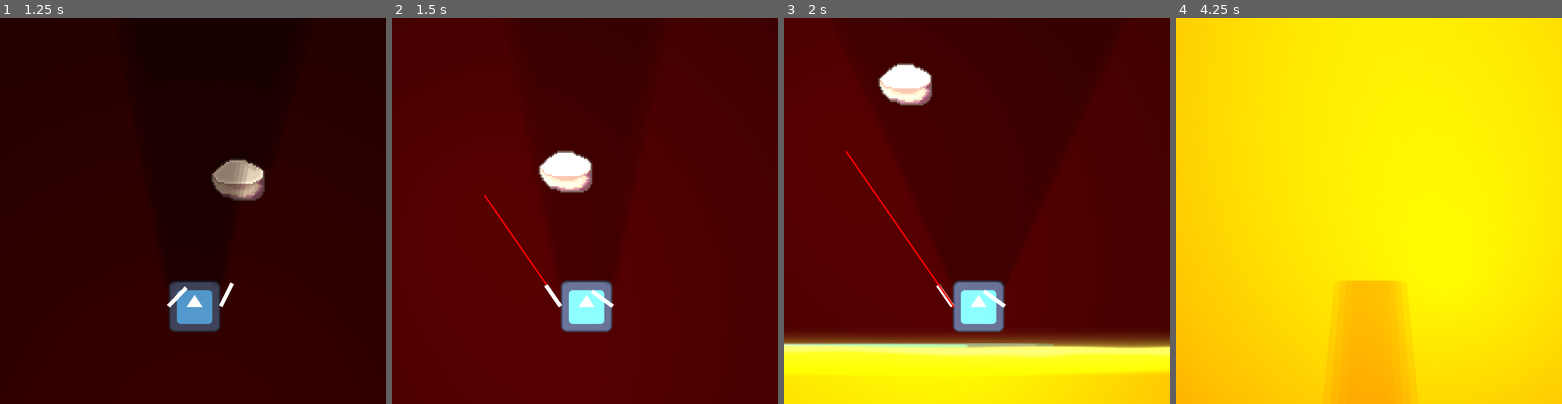
Above: before the commit, frames 1-4 (left to right).
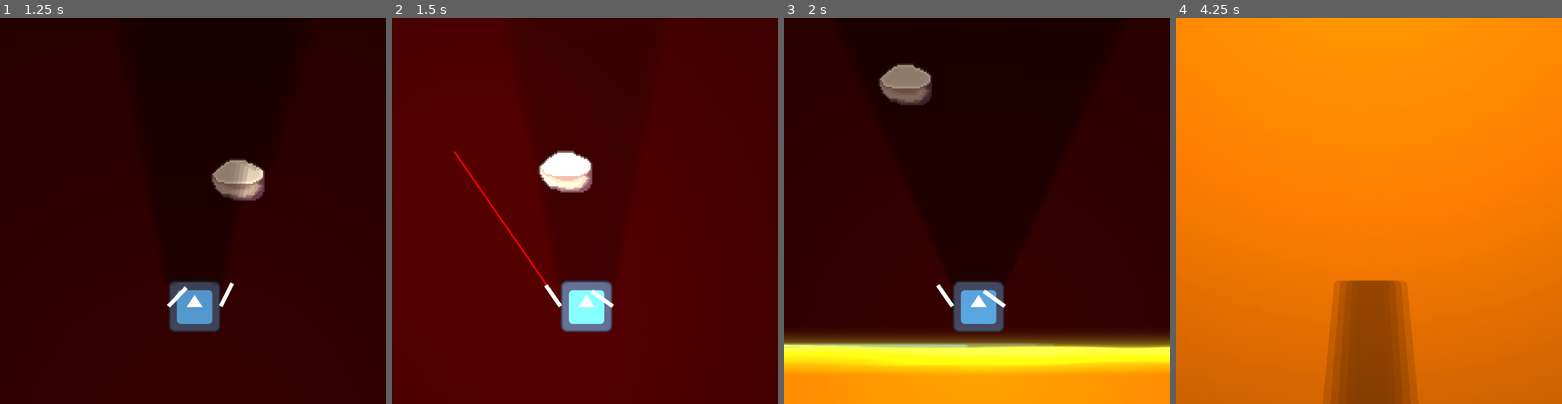
Above: after the commit, the same moments.

Repository: Z3BINI/mini_jam_june
Game: Godot game, scene res://scenes/world/testing_grounds.tscn
Two runs of this game, one before a commit and one after it. Both use one fixed random seed, a clock stepped at 60 frames per second and the inputs below. The engine's default icon, where the game draws it, is replaced by a stand-in: a white triangle on a blue panel in a dark square.
Inputs (mouse positions are in pixels of both pictures, inside the frame that each line leads up to):
- Up to frame 1 (1.25 s): move the mouse to (277, 191) at 0.52 s; hold D (move_right) from 0.53 s (still down); hold Space (boost) from 0.53 s (still down)
- Up to frame 2 (1.5 s): move the mouse to (507, 230) at 1.27 s; release D (move_right) at 1.28 s; release Space (boost) at 1.28 s; hold A (move_left) from 1.28 s (still down); click (507, 230) at 1.35 s
- Up to frame 3 (2 s): keep holding A (move_left)
- Up to frame 4 (4.25 s): move the mouse to (1407, 126) at 2.02 s; release A (move_left) at 2.03 s; hold Right mouse button (shoot_grapple_right) 2.03-2.78 s; hold D (move_right) 2.03-3.53 s; move the mouse to (1349, 288) at 2.77 s; tap Space (boost) at 2.85 s; move the mouse to (1484, 268) at 3.52 s; press the mouse at (1484, 268) at 3.53 s; hold A (move_left) from 3.53 s (still down)

Frame 1 is identical in both runs. In frame 2, less than 0.1% of the frame differs, in the area x 15-25%, y 34-47%; in frame 3, 89%; in frame 4, 100%, in the area x 0-100%, y 0-100%.

Commit message:
Tweaking for better mechanic

Diff:
--- a/scenes/objects/grapple_point.tscn
+++ b/scenes/objects/grapple_point.tscn
@@ -18,7 +18,7 @@
 collision_layer = 4
 collision_mask = 8
 script = ExtResource("1_5d4jl")
-TRAVEL_SPEED = 2000.0
+TRAVEL_SPEED = 3000.0
 MAX_TRAVEL_DISTANCE = 1000.0
 
 [node name="CollisionShape2D" type="CollisionShape2D" parent="."]
